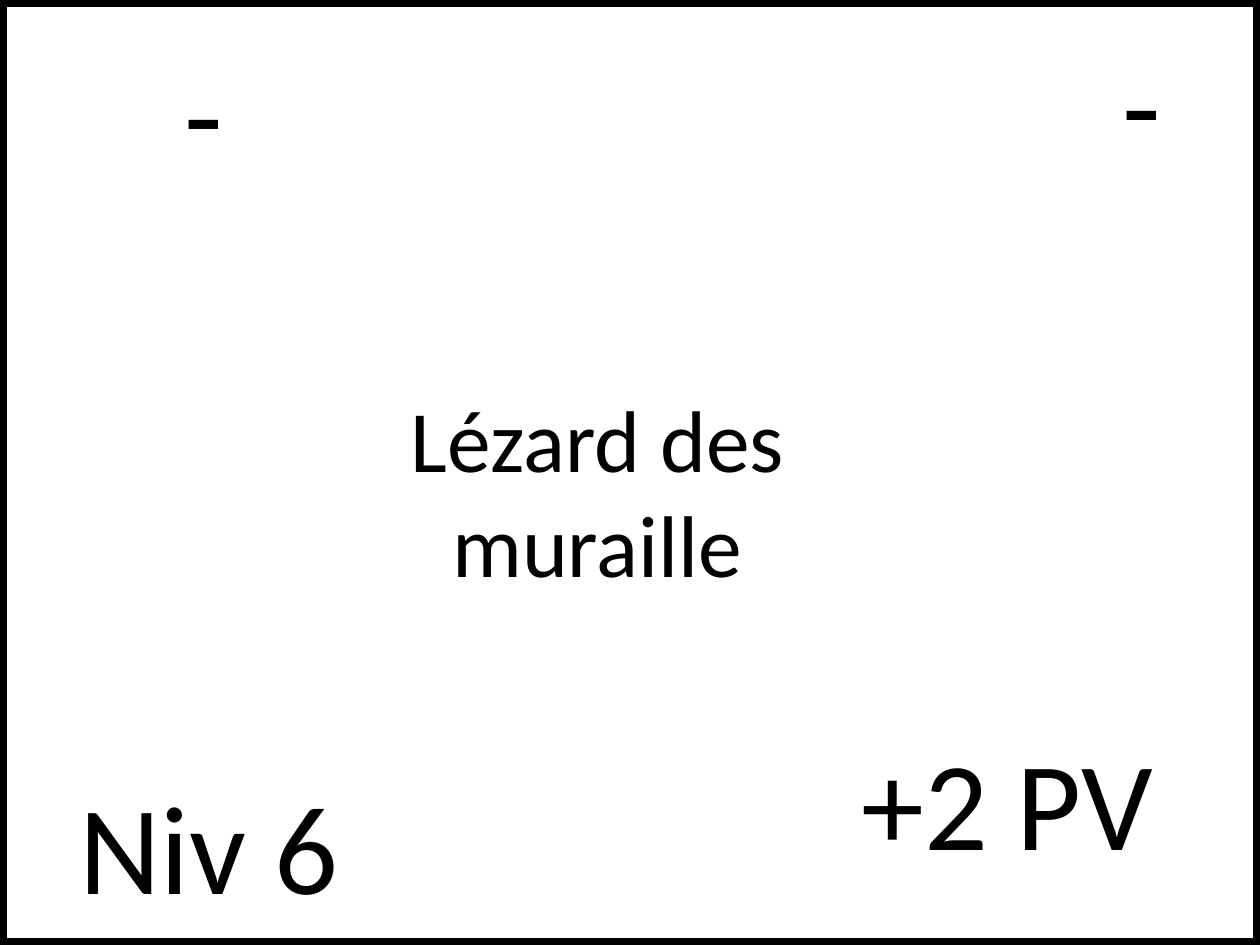
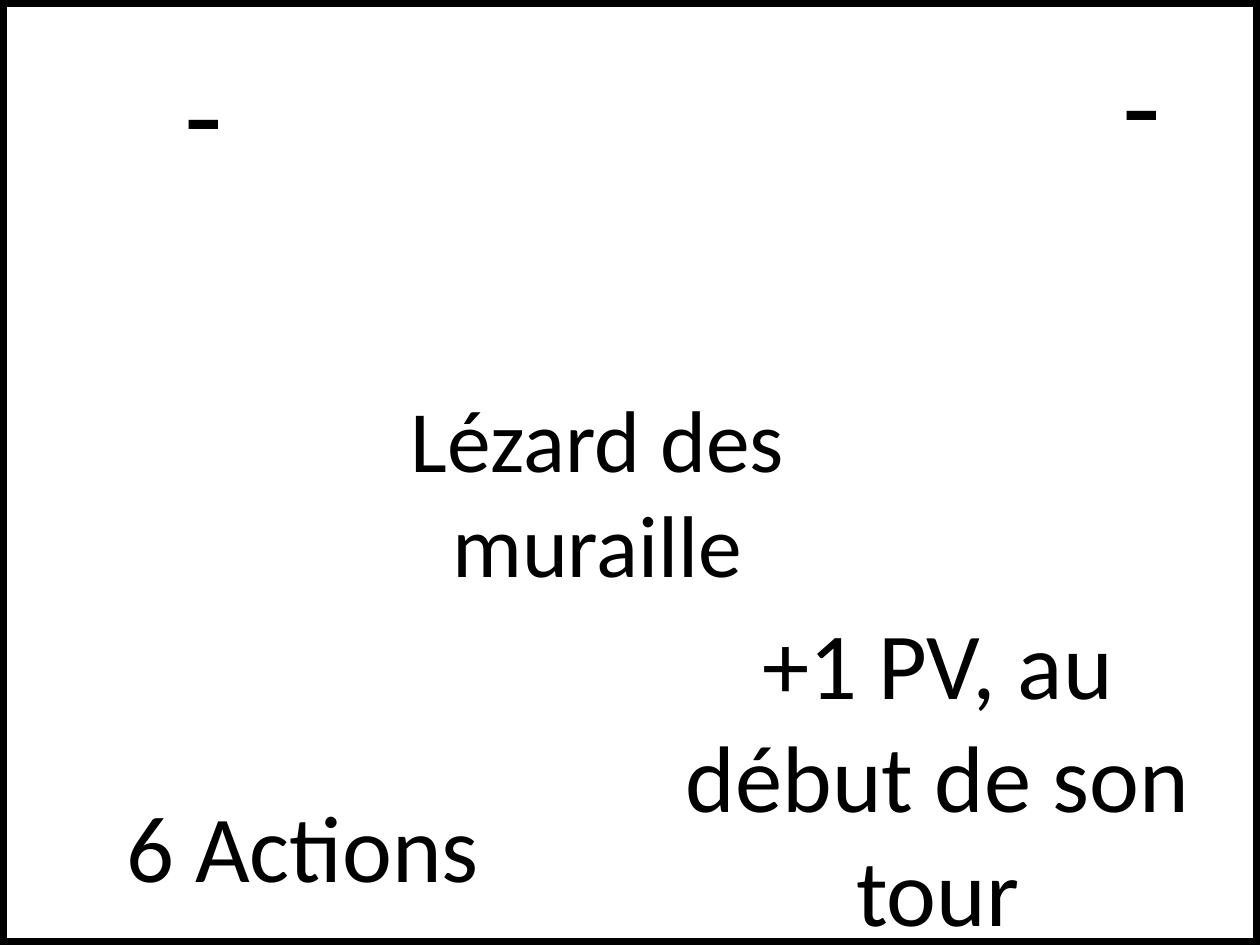
Before and after one commit to NaturalSolutions/SecretOFGaiaOfTheDead, a slide deck: slide 11 of Docs/CartesPerm.pptx (slide 5 before the commit). Drawn at 1260x945 pixels with LibreOffice and Linux fonts; fonts in the diff are those of the drawing. Boxes give left, top, right and bottom in pixels: in the first picture for what was removed or moved away, otherwise in the second. Text is boxed around its words. In the diff, an @@ line names an element or a change of style, - is before the commit and + after.

```diff
--- a/Docs/CartesPerm.pptx
+++ b/Docs/CartesPerm.pptx
@@ text added at bbox=[686, 638, 1189, 945], 54 pt, text #000000 @@
++1 PV, au début de son tour
@@ text removed at bbox=[862, 768, 1152, 850] @@
-+2 PV
@@ text at bbox=[126, 816, 479, 883]: text changed; size 72 to 54 pt @@
-Niv 6
+6 Actions
```
Also in this commit, not shown: 15 other slides changed, 11 slides added, 2 slides removed, 3 other files.
